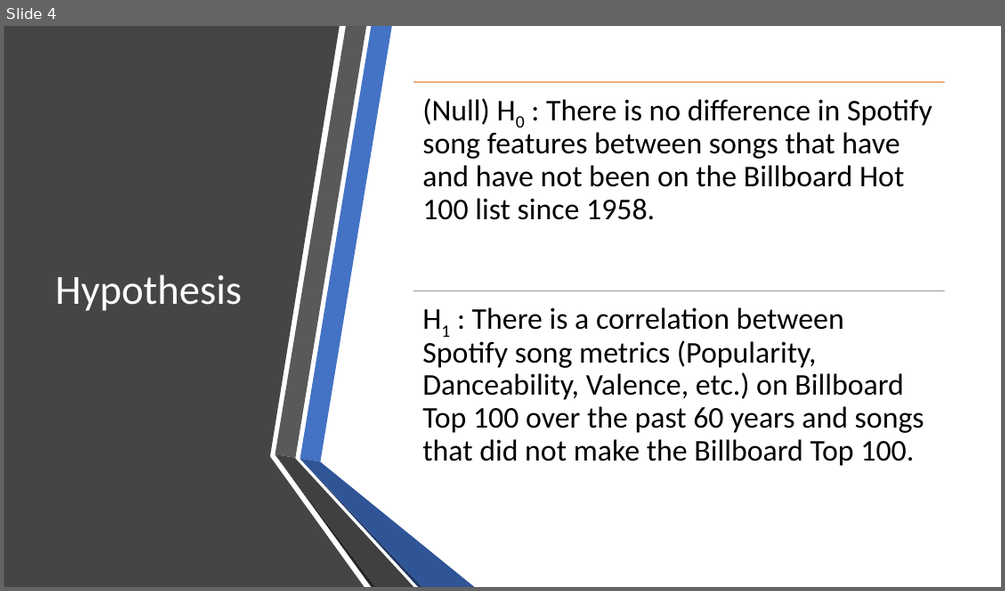
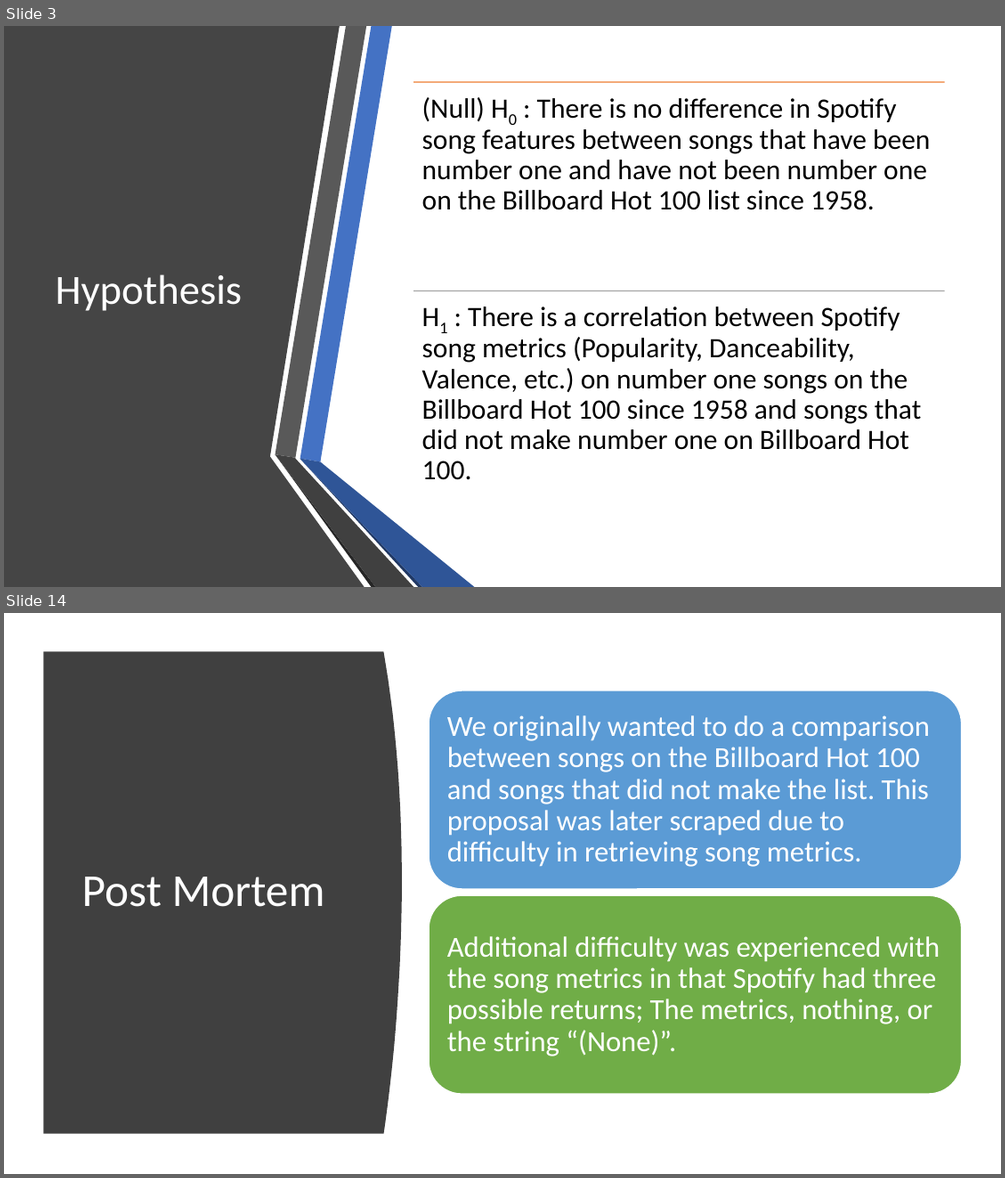
Before and after one commit to wwenash/New_improved_repo, a slide deck: SongMetrics_Presentation/Spotify Presentation.pptx. Shown one above the other, each under a label of ours: slide 4 before the commit, slides 3 and 14 after it; the slides between them are not shown. The pictures are 1005x591 and 1005x1178 pixels, drawn with LibreOffice and Linux fonts; fonts in the diff are those of the drawing. Boxes give left, top, right and bottom in pixels: in the first picture for what was removed or moved away, otherwise in the second. Text is boxed around its words. In the diff, an @@ line names an element or a change of style, - is before the commit and + after.

```diff
--- a/SongMetrics_Presentation/Spotify Presentation.pptx
+++ b/SongMetrics_Presentation/Spotify Presentation.pptx
@@ slide 14 added at (4, 613, 1001, 1174), background #FFFFFF @@
@@ freeform shape added at (44, 652, 402, 1134), fill #404040 @@
@@ title added at (82, 876, 325, 907), 44 pt, text #FFFFFF @@
+Post Mortem
@@ group added at (429, 690, 961, 1094): 2 rounded rectangles, 2 texts @@
+We originally wanted to do a comparison between songs on the Billboard Hot 100 and songs that did not make the list. This proposal was later scraped due to difficulty in retrieving song metrics.
+Additional difficulty was experienced with the song metrics in that Spotify had three possible returns; The metrics, nothing, or the string “(None)”.
@@ what was slide 4 is now slide 3 @@
@@ slide 3 changed as well @@
@@ text at (422, 97, 930, 210): text changed; size 29 to 27 pt @@
-(Null) H0 : There is no difference in Spotify song features between songs that have and have not been on the Billboard Hot 100 list since 1958.
+(Null) H0 : There is no difference in Spotify song features between songs that have been number one and have not been number one on the Billboard Hot 100 list since 1958.
@@ text at (422, 306, 921, 480): text changed; size 29 to 27 pt @@
-H1 : There is a correlation between Spotify song metrics (Popularity, Danceability, Valence, etc.) on Billboard Top 100 over the past 60 years and songs that did not make the Billboard Top 100.
+H1 : There is a correlation between Spotify song metrics (Popularity, Danceability, Valence, etc.) on number one songs on the Billboard Hot 100 since 1958 and songs that did not make number one on Billboard Hot 100.
```
Also in this commit, not shown: 4 other slides changed, 7 other slides added, 4 slides removed.
